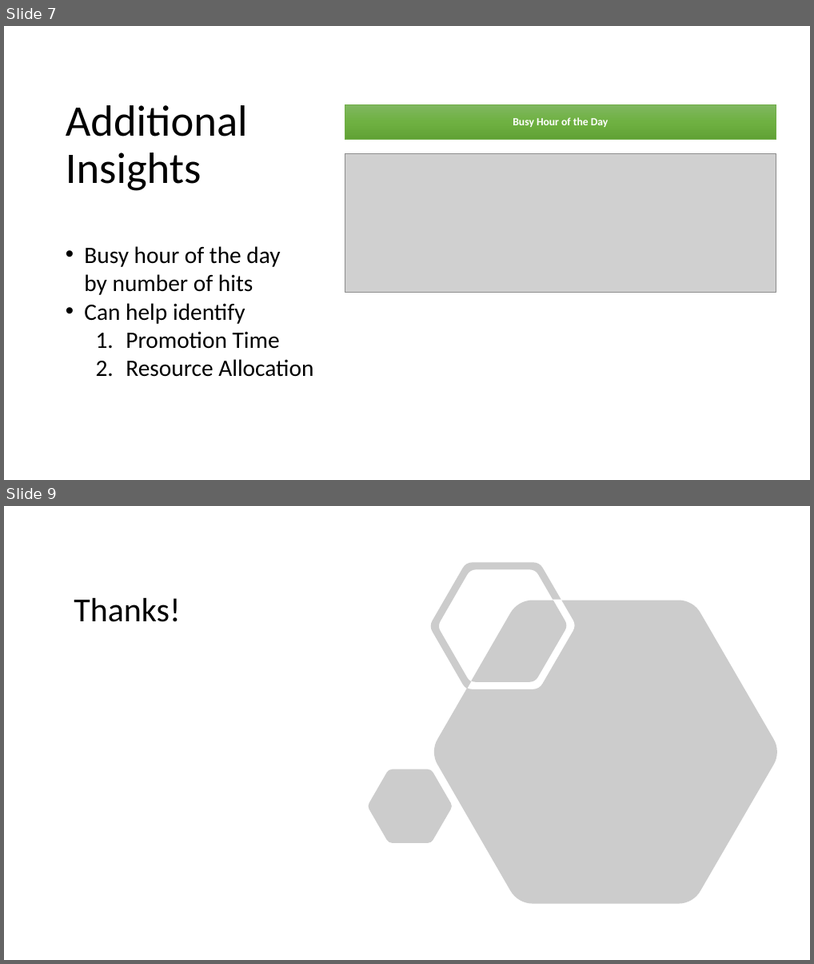
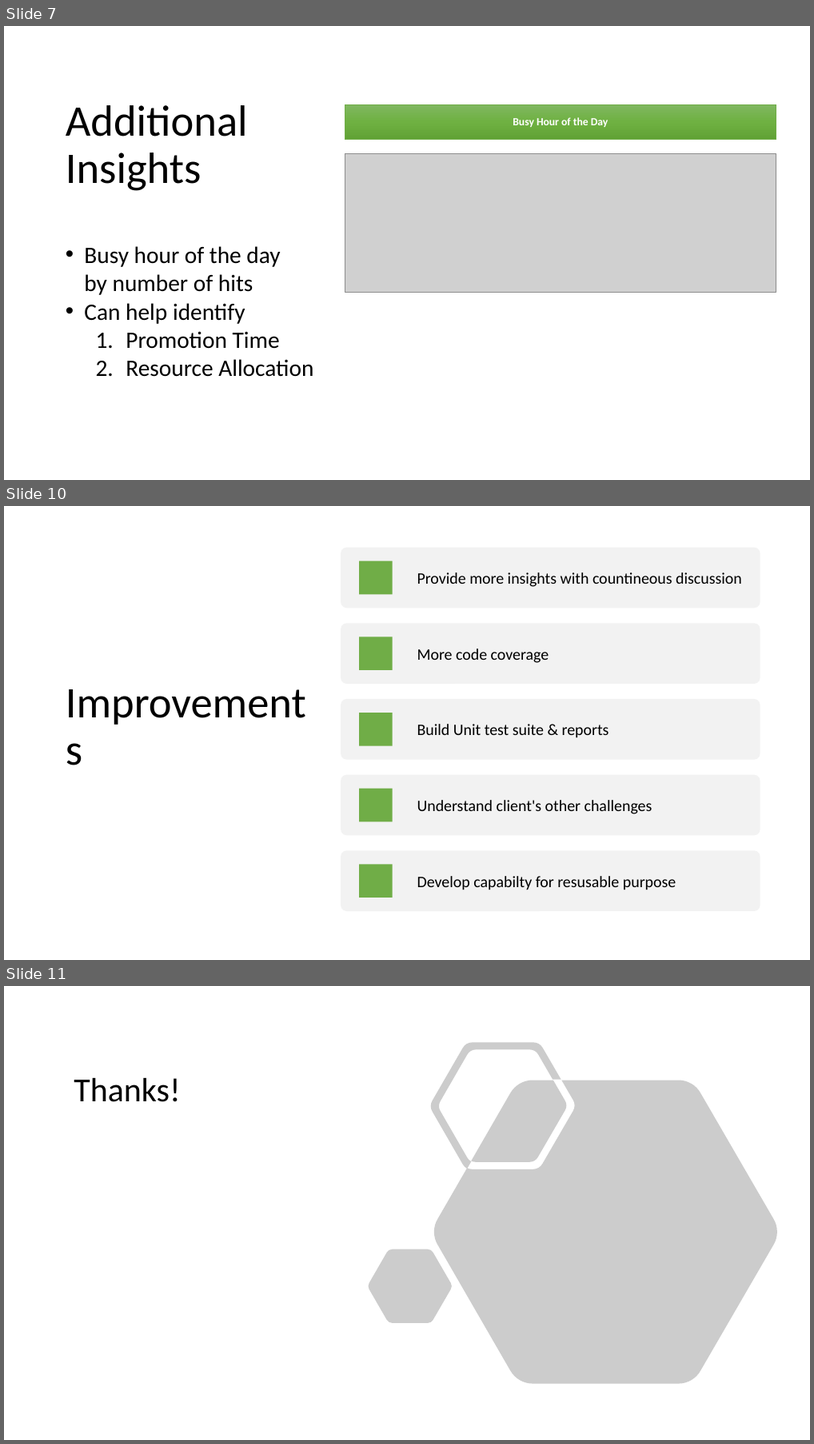
Before and after one commit to SonawaneMayur/HitAnalysis, a slide deck: doc/Hit_Data_Analysis.pptx. Shown one above the other, each under a label of ours: slides 7 and 9 before the commit, slides 7, 10 and 11 after it; the slides between them are not shown. The pictures are 814x964 and 814x1444 pixels, drawn with LibreOffice and Linux fonts; fonts in the diff are those of the drawing; grey boxes stand for pictures. Boxes give left, top, right and bottom in pixels: in the first picture for what was removed or moved away, otherwise in the second. Text is boxed around its words. In the diff, an @@ line names an element or a change of style, - is before the commit and + after.

```diff
--- a/doc/Hit_Data_Analysis.pptx
+++ b/doc/Hit_Data_Analysis.pptx
@@ slide 10 added at [4,506,810,960], background #FFFFFF @@
@@ title added at [60,543,328,912], 52 pt, text #000000 @@
+Improvements
@@ group added at [341,547,761,911]: 5 rounded rectangles, 5 rectangles, 5 texts @@
+Provide more insights with countineous discussion
+More code coverage
+Build Unit test suite & reports
+Understand client's other challenges
+Develop capabilty for resusable purpose
@@ what was slide 9 is now slide 11 @@
```
Also in this commit, not shown: 2 slides changed, 1 other slide added, 6 other files.
